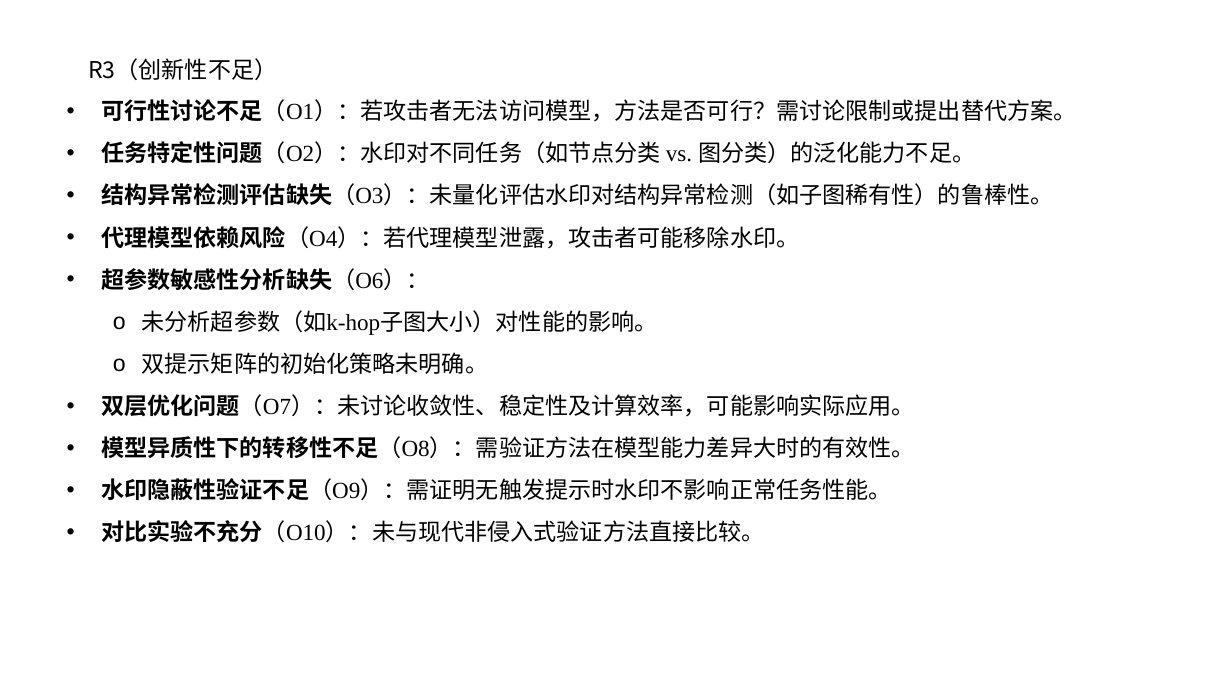
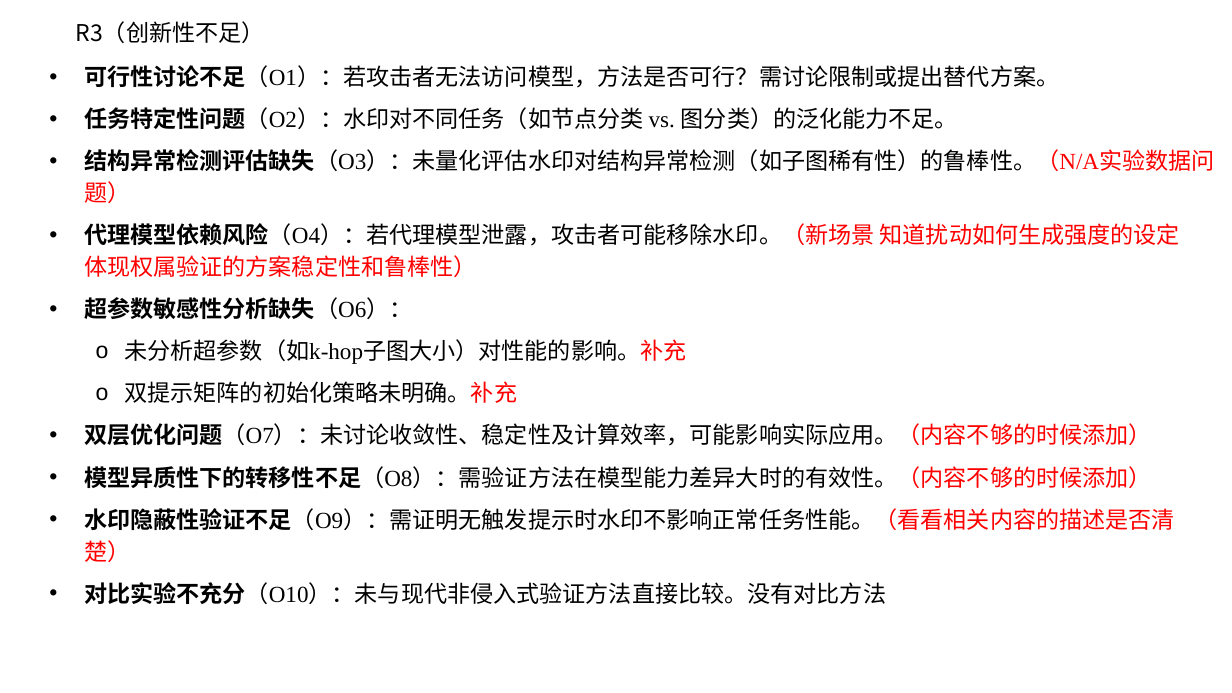
Before and after one commit to renhai1/text-graph-dov, a slide deck: slide 13 of 2025-08-14.pptx. Drawn at 1232x693 pixels with LibreOffice and Linux fonts; fonts in the diff are those of the drawing. Boxes give left, top, right and bottom in pixels: in the first picture for what was removed or moved away, otherwise in the second. Text is boxed around its words. In the diff, an @@ line names an element or a change of style, - is before the commit and + after.

```diff
--- a/2025-08-14.pptx
+++ b/2025-08-14.pptx
@@ text "R3（创新性不足）": place and size @@
-text "R3（创新性不足）" at (88, 58, 277, 80)
+text "R3（创新性不足）" at (75, 21, 264, 43)
@@ text "可行性讨论不足（O1）：若攻击者无法访问模型，方法是否可行？需讨论限制或提出替代方案。": place and size @@
-text "可行性讨论不足（O1）：若攻击者无法访问模型，方法是否可行？需讨论限制或提出替代方案。" at (101, 99, 1076, 542)
+text "可行性讨论不足（O1）：若攻击者无法访问模型，方法是否可行？需讨论限制或提出替代方案。" at (84, 65, 1215, 562)
@@ text at (84, 149, 1215, 277): text changed @@
-• 结构异常检测评估缺失（O3）：未量化评估水印对结构异常检测（如子图稀有性）的鲁棒性。
-• 代理模型依赖风险（O4）：若代理模型泄露，攻击者可能移除水印。
+• 结构异常检测评估缺失（O3）：未量化评估水印对结构异常检测（如子图稀有性）的鲁棒性。（N/A实验数据问题）
+• 代理模型依赖风险（O4）：若代理模型泄露，攻击者可能移除水印。（新场景 知道扰动如何生成强度的设定 体现权属验证的方案稳定性和鲁棒性）
@@ text at (84, 339, 1175, 562): text changed @@
-  o 未分析超参数（如k-hop子图大小）对性能的影响。
-  o 双提示矩阵的初始化策略未明确。
-• 双层优化问题（O7）：未讨论收敛性、稳定性及计算效率，可能影响实际应用。
-• 模型异质性下的转移性不足（O8）：需验证方法在模型能力差异大时的有效性。
-• 水印隐蔽性验证不足（O9）：需证明无触发提示时水印不影响正常任务性能。
-• 对比实验不充分（O10）：未与现代非侵入式验证方法直接比较。
+  o 未分析超参数（如k-hop子图大小）对性能的影响。补充
+  o 双提示矩阵的初始化策略未明确。补充
+• 双层优化问题（O7）：未讨论收敛性、稳定性及计算效率，可能影响实际应用。（内容不够的时候添加）
+• 模型异质性下的转移性不足（O8）：需验证方法在模型能力差异大时的有效性。（内容不够的时候添加）
+• 水印隐蔽性验证不足（O9）：需证明无触发提示时水印不影响正常任务性能。（看看相关内容的描述是否清楚）
+• 对比实验不充分（O10）：未与现代非侵入式验证方法直接比较。没有对比方法
```
Also in this commit, not shown: 4 other slides changed, 14 slides added.
